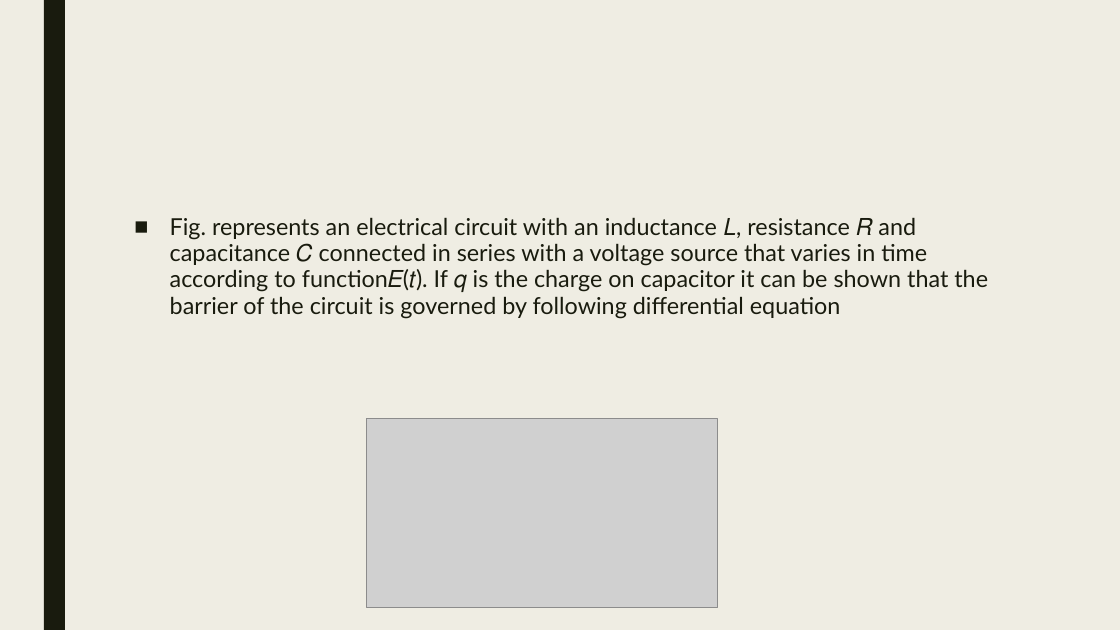
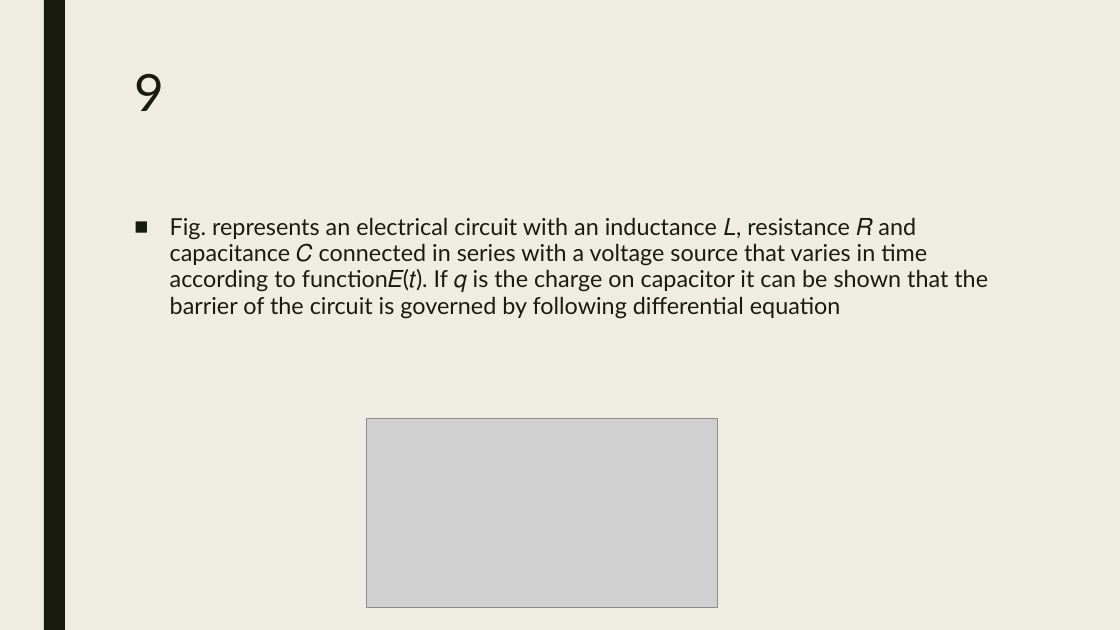
Before and after one commit to Mrcoderv/BCA-UnlimateNote-New, a slide deck: slide 21 of 6th Sem/Simulation & Modeling/Chapter 1.pptx. Drawn at 1120x630 pixels with LibreOffice and Linux fonts; fonts in the diff are those of the drawing; grey boxes stand for pictures. Boxes give left, top, right and bottom in pixels: in the first picture for what was removed or moved away, otherwise in the second. Text is boxed around its words. In the diff, an @@ line names an element or a change of style, - is before the commit and + after.

```diff
--- a/6th Sem/Simulation & Modeling/Chapter 1.pptx
+++ b/6th Sem/Simulation & Modeling/Chapter 1.pptx
@@ title added at [134, 74, 164, 111], 44 pt, text #191B0E @@
+9
```
Also in this commit, not shown: 17 other files.
